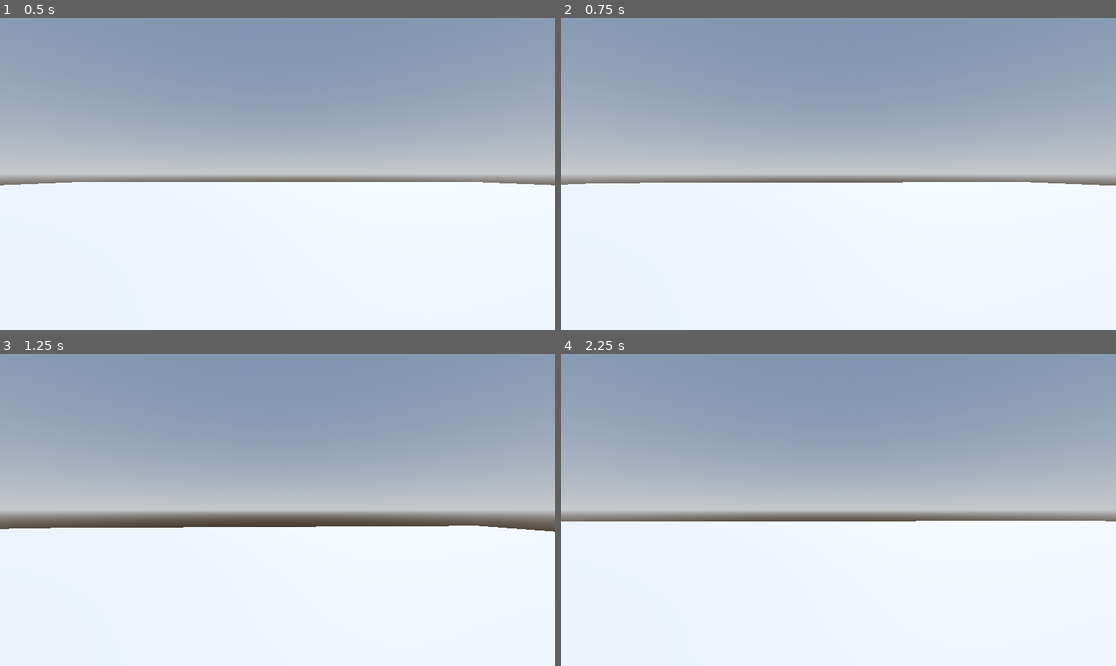
Above: before the commit, frames 1-4 (two rows, left to right).
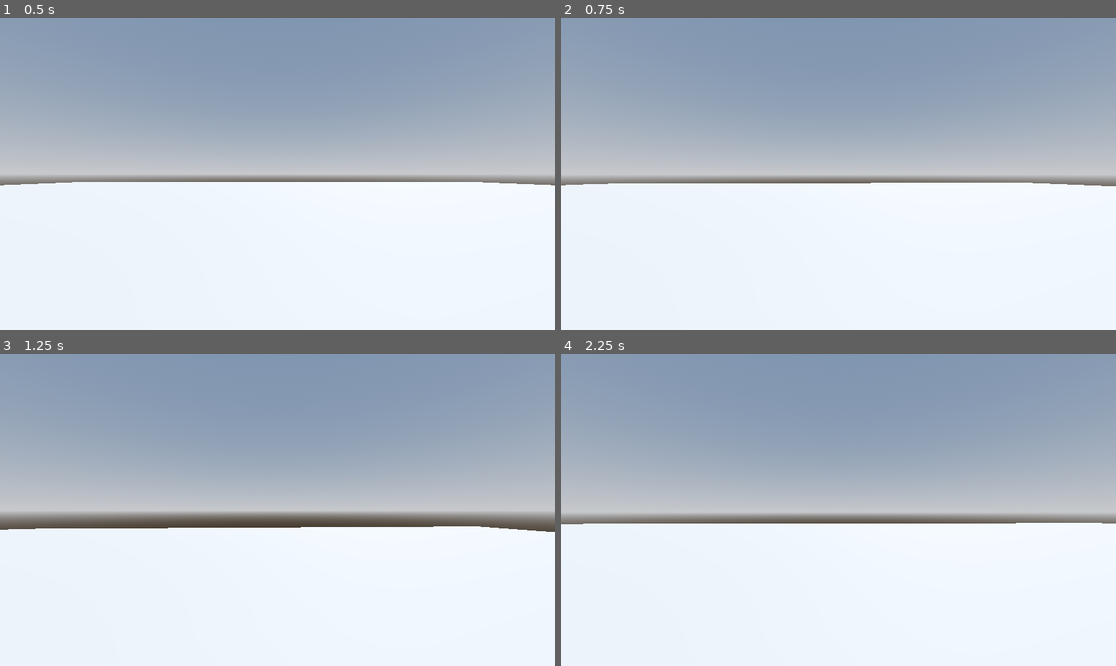
Above: after the commit, the same moments.

Repository: DapperMongoose/RoboRampage
Game: Godot game, scene res://Levels/SandBox.tscn
The game is run twice, just before and just after one commit, with the same random seed, the same clock (stepped at 60 frames per second) and the same inputs.
Inputs (mouse positions are in pixels of both pictures, inside the frame that each line leads up to):
- Up to frame 1 (0.5 s): no input
- Up to frame 2 (0.75 s): tap Enter at 0.5 s; move the mouse to (866, 174) at 0.52 s; hold W (move_forward) from 0.53 s (still down)
- Up to frame 3 (1.25 s): keep holding W (move_forward); tap Space (jump) at 0.77 s
- Up to frame 4 (2.25 s): keep holding W (move_forward); tap Space (jump) at 1.25, 1.52 s; move the mouse to (810, 510) at 1.27 s; move the mouse to (849, 503) at 2.02 s

Frame 1 is identical in both runs. In frame 2, 0.2% of the frame differs, in the area x 0-100%, y 52-54%; in frame 3, 0.2%; in frame 4, 2.2%, in the area x 0-100%, y 50-55%.

Commit message:
completed improved aiming and smoothing lesson

Diff:
--- /dev/null
+++ b/Player/SmoothCamera.gd
@@ -0,0 +1,10 @@
+extends Camera3D
+
+@export var speed := 44.0
+
+func _physics_process(delta: float) -> void:
+	var weight = clamp(delta * speed, 0.0, 1.0)
+	global_transform = global_transform.interpolate_with(
+		get_parent().global_transform, weight
+	)
+	global_position = get_parent().global_position
--- a/Player/player.gd
+++ b/Player/player.gd
@@ -3,6 +3,8 @@
 
 const SPEED = 5.0
 const JUMP_VELOCITY = 4.5
+
+@onready var camera_pivot: Node3D = $CameraPivot
 
 # Get the gravity from the project settings to be synced with RigidBody nodes.
 var gravity: float = ProjectSettings.get_setting("physics/3d/default_gravity")
@@ -44,4 +46,7 @@
 
 func handle_camera_rotation() -> void:
 	rotate_y(mouse_motion.x)
+	camera_pivot.rotate_x(mouse_motion.y)
+	camera_pivot.rotation_degrees.x = clampf(
+		camera_pivot.rotation_degrees.x, -90.0, 90.0)
 	mouse_motion = Vector2.ZERO
--- a/Player/player.tscn
+++ b/Player/player.tscn
@@ -1,6 +1,7 @@
-[gd_scene load_steps=4 format=3 uid="uid://b0x7v1u8v3cfn"]
+[gd_scene load_steps=5 format=3 uid="uid://b0x7v1u8v3cfn"]
 
 [ext_resource type="Script" path="res://Player/player.gd" id="1_pmnxo"]
+[ext_resource type="Script" path="res://Player/SmoothCamera.gd" id="2_u1o6p"]
 
 [sub_resource type="CapsuleMesh" id="CapsuleMesh_xmg1t"]
 
@@ -15,5 +16,9 @@
 [node name="CollisionShape3D" type="CollisionShape3D" parent="."]
 shape = SubResource("CapsuleShape3D_mw0ua")
 
-[node name="Camera3D" type="Camera3D" parent="."]
+[node name="CameraPivot" type="Node3D" parent="."]
 transform = Transform3D(1, 0, 0, 0, 1, 0, 0, 0, 1, 0, 0.3, 0)
+
+[node name="SmoothCamera" type="Camera3D" parent="CameraPivot"]
+top_level = true
+script = ExtResource("2_u1o6p")
